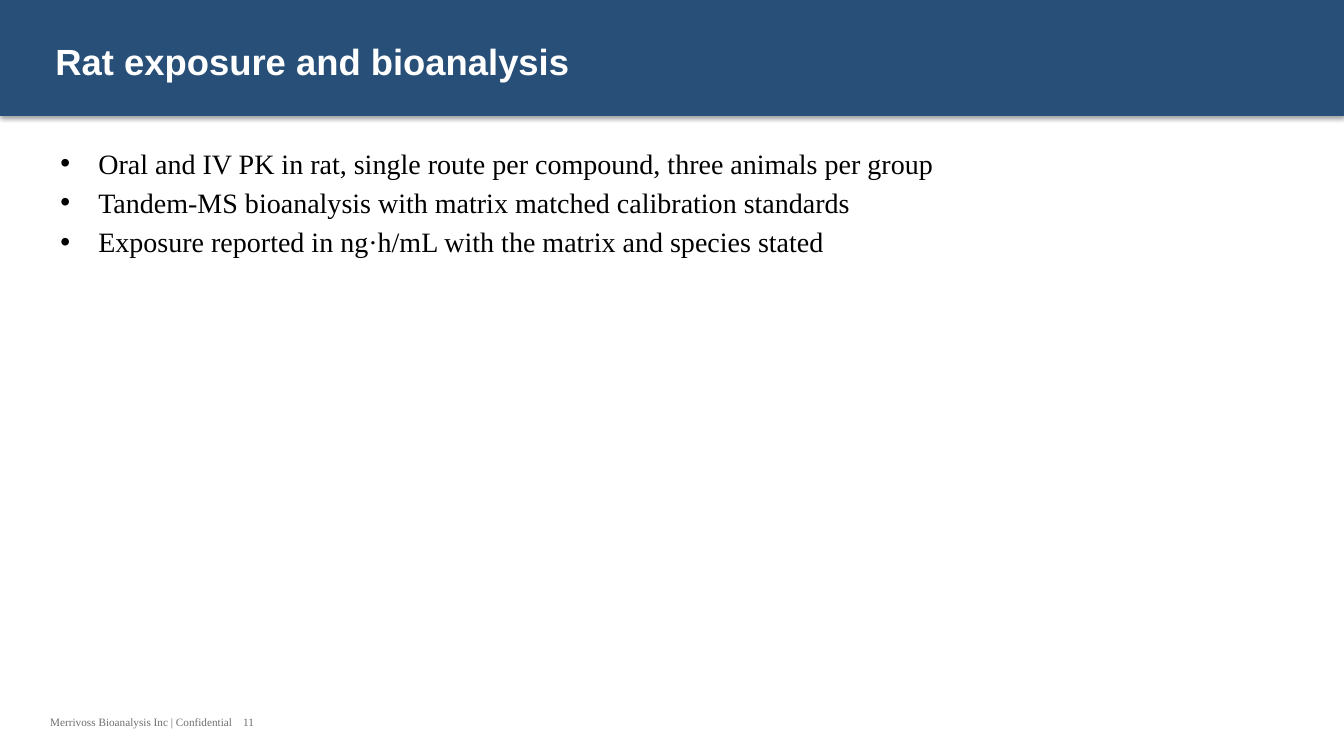
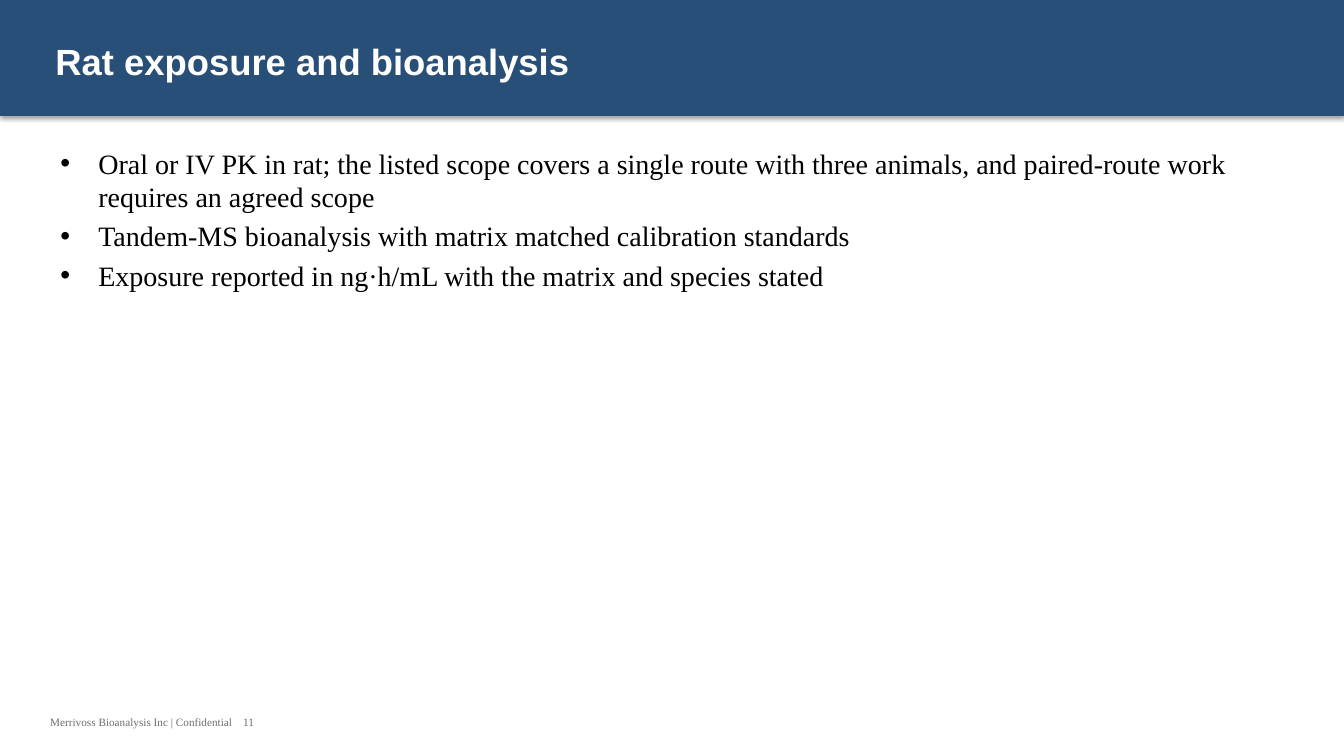
Before and after one commit to 60xAI/portco-mock-dataset, a slide deck: slide 11 of output/archive/Archive/Users/mrinalvesi_old_laptop/DMPK/Working/Copy of DMPK_Capabilities_081417.pptx. Drawn at 1344x756 pixels with LibreOffice and Linux fonts; fonts in the diff are those of the drawing. Boxes give left, top, right and bottom in pixels: in the first picture for what was removed or moved away, otherwise in the second. Text is boxed around its words. In the diff, an @@ line names an element or a change of style, - is before the commit and + after.

```diff
--- a/output/archive/Archive/Users/mrinalvesi_old_laptop/DMPK/Working/Copy of DMPK_Capabilities_081417.pptx
+++ b/output/archive/Archive/Users/mrinalvesi_old_laptop/DMPK/Working/Copy of DMPK_Capabilities_081417.pptx
@@ text at (x1=98, y1=154, x2=1226, y2=213): text changed @@
-• Oral and IV PK in rat, single route per compound, three animals per group
+• Oral or IV PK in rat; the listed scope covers a single route with three animals, and paired-route work requires an agreed scope
```
Also in this commit, not shown: 4 other slides changed, 1 other file.
